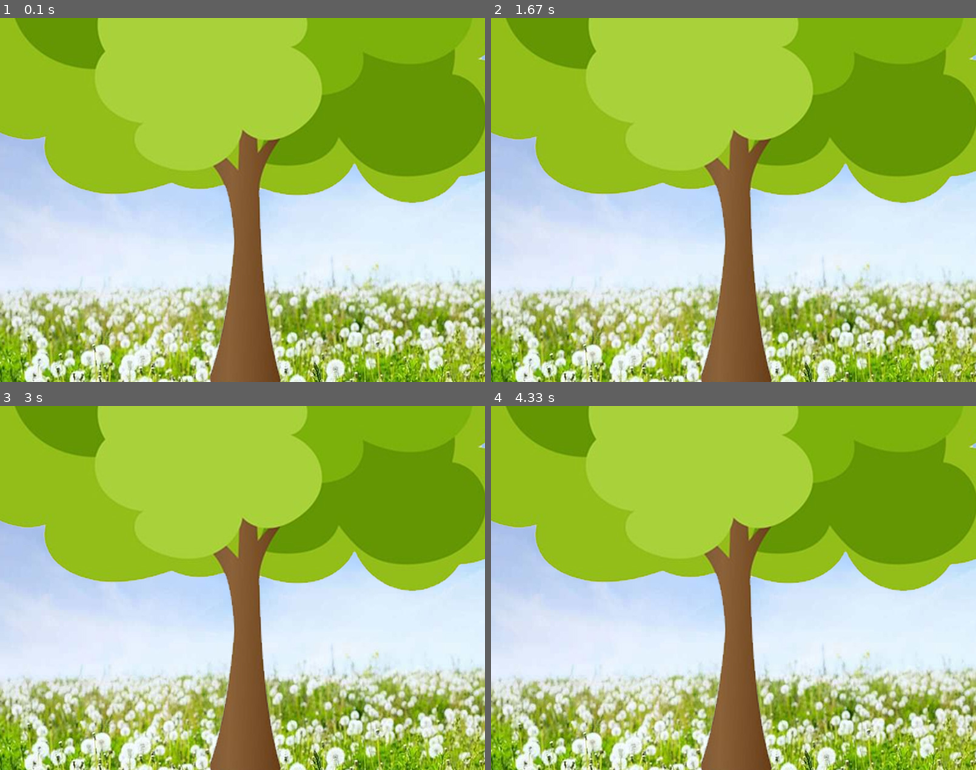
Above: before the commit, frames 1-4 (two rows, left to right).
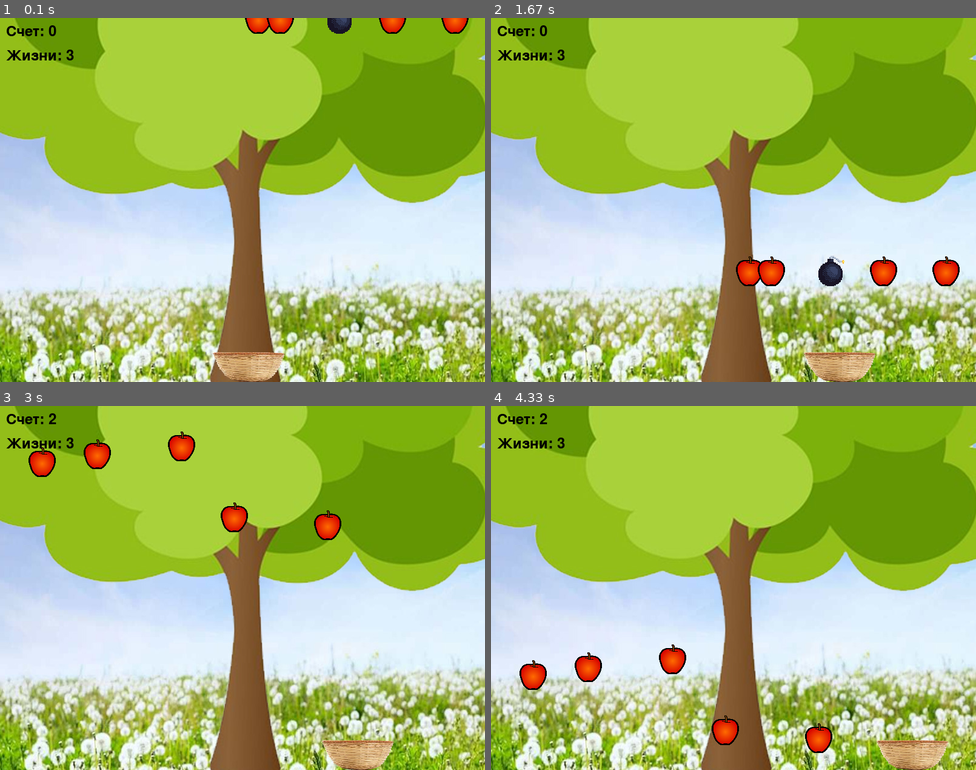
Above: after the commit, the same moments.

Repository: Kate-Gornostaeva/OB05_Pygame
Game: pygame game, started from main.py
The game is run twice, just before and just after one commit, with the same random seed, the same clock (stepped at 60 frames per second) and the same inputs.
Inputs:
- Up to frame 1 (0.1 s): no input
- Up to frame 2 (1.67 s): hold Right 0.33-0.8 s; hold Right 0.83-1.3 s; hold Left from 1.33 s (still down)
- Up to frame 3 (3 s): release Left at 1.87 s; hold Left 1.9-2.3 s; hold Right 2.33-2.97 s
- Up to frame 4 (4.33 s): hold Left 3-3.47 s; hold Right 3.5-3.97 s; hold Right from 4 s (still down)

The runs differ from the first frame. In frame 1, 2.2% of the frame differs, in the area x 1-97%, y 0-100%; in frame 2, 2.9%; in frame 3, 3.0%; in frame 4, 3.0%, in the area x 1-95%, y 2-100%.

Commit message:
game_done_complete
законченный вариант в main.py

Diff:
--- a/draft.py
+++ /dev/null
@@ -1,132 +0,0 @@
-import pygame
-import random
-
-# Инициализация Pygame
-pygame.init()
-
-# Настройки экрана
-WIDTH, HEIGHT = 600, 400
-screen = pygame.display.set_mode((WIDTH, HEIGHT))
-pygame.display.set_caption("Лови яблоки!")
-
-# Цвета
-WHITE = (255, 255, 255)
-RED = (255, 0, 0)
-GREEN = (0, 255, 0)
-BLACK = (0, 0, 0)
-
-# Игрок
-basket_width = 100
-basket_height = 20
-basket_x = WIDTH // 2 - basket_width // 2
-basket_y = HEIGHT - basket_height - 10
-basket_speed = 10
-
-# Предметы
-items = []
-item_size = 30
-item_speed = 5
-
-# Игровые переменные
-score = 0
-lives = 3
-target_score = 20
-
-# Шрифты
-font = pygame.font.Font(None, 36)
-
-
-def spawn_item():
-    x_pos = random.randint(0, WIDTH - item_size)
-    return [x_pos, -item_size, random.choice(['apple', 'other'])]
-
-
-def draw_basket():
-    pygame.draw.rect(screen, GREEN, (basket_x, basket_y, basket_width, basket_height))
-
-
-def draw_items():
-    for item in items:
-        if item[2] == 'apple':
-            pygame.draw.rect(screen, RED, (item[0], item[1], item_size, item_size))
-        else:
-            pygame.draw.rect(screen, BLACK, (item[0], item[1], item_size, item_size))
-
-
-def main():
-    global basket_x, score, lives
-
-    clock = pygame.time.Clock()
-    running = True
-
-    # Начальная генерация предметов
-    for _ in range(5):
-        items.append(spawn_item())
-
-    while running:
-        screen.fill(WHITE)
-
-        # Обработка событий
-        for event in pygame.event.get():
-            if event.type == pygame.QUIT:
-                running = False
-
-        # Управление корзинкой
-        keys = pygame.key.get_pressed()
-        if keys[pygame.K_LEFT] and basket_x > 0:
-            basket_x -= basket_speed
-        if keys[pygame.K_RIGHT] and basket_x < WIDTH - basket_width:
-            basket_x += basket_speed
-
-        # Обновление позиции предметов и проверка на столкновения
-        for item in items[:]:
-            item[1] += item_speed
-
-            # Проверка на столкновение с корзинкой
-            if (item[1] + item_size > basket_y and
-                    item[1] < basket_y + basket_height and
-                    item[0] + item_size > basket_x and
-                    item[0] < basket_x + basket_width):
-
-                if item[2] == 'apple':
-                    score += 1
-                else:
-                    lives -= 1
-
-                items.remove(item)
-
-            # Если предмет вышел за пределы экрана
-            if item[1] > HEIGHT:
-                items.remove(item)
-
-        # Спавн новых предметов
-        if len(items) < 5:
-            items.append(spawn_item())
-
-        # Отображение элементов на экране
-        draw_basket()
-        draw_items()
-
-        # Отображение счета и жизней
-        score_text = font.render(f"Счет: {score}", True, BLACK)
-        lives_text = font.render(f"Жизни: {lives}", True, BLACK)
-        screen.blit(score_text, (10, 10))
-        screen.blit(lives_text, (10, 50))
-
-        # Проверка условий окончания игры
-        if score >= target_score:
-            print("Вы выиграли!")
-            running = False
-
-        if lives <= 0:
-            print("Вы проиграли!")
-            running = False
-
-        pygame.display.flip()
-        clock.tick(30)
-
-    pygame.quit()
-
-
-if __name__ == "__main__":
-    main()
--- /dev/null
+++ b/draft1.py
@@ -0,0 +1,156 @@
+import pygame
+import random
+import time
+
+from draft2 import basket_width, basket_height, basket_x
+
+# Инициализация Pygame
+pygame.init()
+
+# Настройки экрана
+WIDTH, HEIGHT = 800, 600
+screen = pygame.display.set_mode((WIDTH, HEIGHT))
+pygame.display.set_caption("Лови яблоки!")
+
+#загрузка изображений и хитбокса
+background = pygame.image.load("images/background.jpg")
+apple = pygame.image.load("images/apple2.png")
+bomb = pygame.image.load("images/bomb.png")
+basket = pygame.image.load("images/basket3.png")
+
+apple_rect = apple.get_rect()
+bomb_rect = bomb.get_rect()
+basket_rect = basket.get_rect()
+
+
+#Корзина
+basket_rect_width = 80
+basket_rect_height = 20
+basket_x = WIDTH//2 - basket_rect_width // 2
+basket_y = HEIGHT - basket_rect_height - 10
+basket_speed = 10
+
+#Спрайты
+items = []
+item_size = 40
+item_speed = 5
+pygame.transform.scale(apple, (item_size, item_size))
+pygame.transform.scale(bomb, (item_size, item_size))
+pygame.transform.scale(basket, (item_size, item_size))
+
+
+#Игровые переменные
+lives = 3
+score = 0
+target_score = 20
+
+font = pygame.font.Font (None,36)
+
+#Создание предметов
+def spawn_item():
+    x_pos = random.randint(0, WIDTH - item_size)
+    return [x_pos, -item_size, random.choice(['apple', 'bomb'])]
+
+#Создание корзины
+def draw_basket():
+    if basket_rect:
+        screen.blit(basket, basket_rect, (basket_x, basket_y))
+    else:
+        pygame.draw.rect(screen, "black", (basket_x, basket_y, basket_width, basket_height))
+
+#Рисуем предметы или их замену
+def draw_items():
+    for item in items:
+        if item[2] == 'apple':
+            if apple_rect:
+                screen.blit(apple, apple_rect, (item[0], item[1]))
+            else:
+                pygame.draw.circle(screen, "red", (item[0], item[1], item_size, item_size), 20)
+        else:
+            if bomb_rect:
+                screen.blit(bomb, bomb_rect, (item[0], item[1]))
+            else:
+                pygame.draw.circle(screen, 'black', (item[0], item[1], item_size, item_size), 20)
+
+#Для текста в конце игры
+def display_message(message):
+    text_surface = font.render(message, True, "black")
+    text_rect = text_surface.get_rect(center=(WIDTH // 2, HEIGHT // 2))
+    screen.blit(text_surface, text_rect)
+    pygame.display.flip()
+    time.sleep(10)  # Задержка на 10 секунд
+
+
+clock = pygame.time.Clock()
+
+
+run = True
+
+# Начальная генерация предметов
+for _ in range(5):
+        items.append(spawn_item())
+
+while run:
+    for event in pygame.event.get():
+        if event.type == pygame.QUIT:
+            run = False
+
+
+    # Управление корзинкой
+    keys = pygame.key.get_pressed()
+    if keys[pygame.K_LEFT] and basket_x > 0:
+        basket_x -= basket_speed
+    if keys[pygame.K_RIGHT] and basket_x < WIDTH:
+        basket_x += basket_speed
+
+        # Обновление позиции предметов и проверка на столкновения
+        for item in items[:]:
+            item[1] += item_speed
+
+            # Проверка на столкновение с корзинкой
+            if (item[1] + item_size > basket_y and
+                    item[1] < basket_y + basket_height and
+                    item[0] + item_size > basket_x and
+                    item[0] < basket_x + basket_width):
+
+                if item[2] == 'apple':
+                    score += 1
+                else:
+                    lives -= 1
+
+                items.remove(item)
+
+            # Если предмет вышел за пределы экрана
+            if item[1] > HEIGHT:
+                items.remove(item)
+
+        # Спавн новых предметов
+        if len(items) < 5:
+            items.append(spawn_item())
+
+        # Отображение элементов на экране
+        screen.blit(background, (0, 0))
+        draw_basket()
+        draw_items()
+
+        # Отображение счета и жизней
+        score_text = font.render(f"Счет: {score}", True, 'black')
+        lives_text = font.render(f"Жизни: {lives}", True, 'black')
+        screen.blit(score_text, (10, 10))
+        screen.blit(lives_text, (10, 50))
+
+        # Проверка условий окончания игры
+        if score >= target_score:
+            display_message("Вы победили!")
+            run = False
+
+        if lives <= 0:
+            display_message("Вы проиграли!")
+            run = False
+
+
+    clock.tick(15)
+    pygame.display.flip()
+
+
+pygame.quit()
--- a/draft2.py
+++ b/draft2.py
@@ -6,7 +6,7 @@
 pygame.init()
 
 # Настройки экрана
-WIDTH, HEIGHT = 600, 400
+WIDTH, HEIGHT = 800, 600
 screen = pygame.display.set_mode((WIDTH, HEIGHT))
 pygame.display.set_caption("Лови яблоки!")
 
@@ -103,7 +103,7 @@
         items.append(spawn_item())
 
     while running:
-        screen.fill(GREEN)
+
 
         # Обработка событий
         for event in pygame.event.get():
@@ -143,6 +143,7 @@
             items.append(spawn_item())
 
         # Отображение элементов на экране
+        screen.blit(background_image if background_image else WHITE, (0, 0))
         draw_basket()
         draw_items()
 
--- a/main.py
+++ b/main.py
@@ -1,5 +1,6 @@
 import pygame
 import random
+import time
 
 # Инициализация Pygame
 pygame.init()
@@ -9,32 +10,126 @@
 screen = pygame.display.set_mode((WIDTH, HEIGHT))
 pygame.display.set_caption("Лови яблоки!")
 
+# Загрузка изображений
 background = pygame.image.load("images/background.jpg")
 apple = pygame.image.load("images/apple2.png")
 bomb = pygame.image.load("images/bomb.png")
-basket = pygame.image.load("images/basket3.png")
+basket = pygame.image.load("images/basket.png")
 
-apple_rect = apple.get_rect()
-bomb_rect = bomb.get_rect()
-basket = basket.get_rect()
+# Изменение размера изображений
+item_size = 50
+apple = pygame.transform.scale(apple, (item_size, item_size))
+bomb = pygame.transform.scale(bomb, (item_size, item_size))
+basket = pygame.transform.scale(basket, (120, 50))  # Размер корзины
 
+# Корзина
+basket_x = WIDTH // 2 - 50  # Центрируем корзину
+basket_y = HEIGHT - 50
+basket_speed = 15
+basket_height = 20
 
+# Спрайты
+items = []
+item_speed = 13
 
+# Игровые переменные
+lives = 3
+score = 0
+target_score = 20
+
+font = pygame.font.Font(None, 36)
+
+# Создание предметов
+def spawn_item():
+    x_pos = random.randint(0, WIDTH - item_size)
+    return [x_pos, -item_size, random.choice(['apple', 'bomb'])]
+
+# Создание корзины
+def draw_basket():
+    screen.blit(basket, (basket_x, basket_y))
+
+# Рисуем предметы или их замену
+def draw_items():
+    for item in items:
+        if item[2] == 'apple':
+            screen.blit(apple, (item[0], item[1]))
+        else:
+            screen.blit(bomb, (item[0], item[1]))
+
+# Для текста в конце игры
+def display_message(message):
+    text_surface = font.render(message, True, "black")
+    text_rect = text_surface.get_rect(center=(WIDTH // 2, HEIGHT // 2))
+    screen.blit(text_surface, text_rect)
+    pygame.display.flip()
+    time.sleep(3)  # Задержка на 3 секунды
+
+clock = pygame.time.Clock()
 
 run = True
+
+# Начальная генерация предметов
+for _ in range(5):
+    items.append(spawn_item())
+
 while run:
     for event in pygame.event.get():
         if event.type == pygame.QUIT:
             run = False
 
+    # Управление корзинкой
+    keys = pygame.key.get_pressed()
+    if keys[pygame.K_LEFT] and basket_x > 0:
+        basket_x -= basket_speed
+    if keys[pygame.K_RIGHT] and basket_x < WIDTH - 100:  # Учитываем ширину корзины
+        basket_x += basket_speed
 
-    keys = pygame.key.get_pressed()
+    # Обновление позиции предметов и проверка на столкновения
+    for item in items[:]:
+        item[1] += item_speed
 
-    screen.blit(background, (0,0))
+        # Проверка на столкновение с корзинкой
+        if (item[1] + item_size > basket_y and
+                item[1] < basket_y + basket_height and
+                item[0] + item_size > basket_x and
+                item[0] < basket_x + 100):  # Учитываем ширину корзины
+
+            if item[2] == 'apple':
+                score += 1
+            else:
+                lives -= 1
+
+            items.remove(item)
+
+        # Если предмет вышел за пределы экрана
+        if item[1] > HEIGHT:
+            items.remove(item)
+
+    # Спавн новых предметов
+    if len(items) < 5:
+        items.append(spawn_item())
+
+    # Отображение элементов на экране
+    screen.blit(background, (0, 0))  # Сначала рисуем фон
+    draw_basket()
+    draw_items()
+
+    # Отображение счета и жизней
+    score_text = font.render(f"Счет: {score}", True, 'black')
+    lives_text = font.render(f"Жизни: {lives}", True, 'black')
+    screen.blit(score_text, (10, 10))
+    screen.blit(lives_text, (10, 50))
+
+    # Проверка условий окончания игры
+    if score >= target_score:
+        display_message("Вы победили!")
+        run = False
+
+    if lives <= 0:
+        display_message("Вы проиграли!")
+        run = False
 
     pygame.display.flip()
-
-
-
+    clock.tick(20)
 
 pygame.quit()
